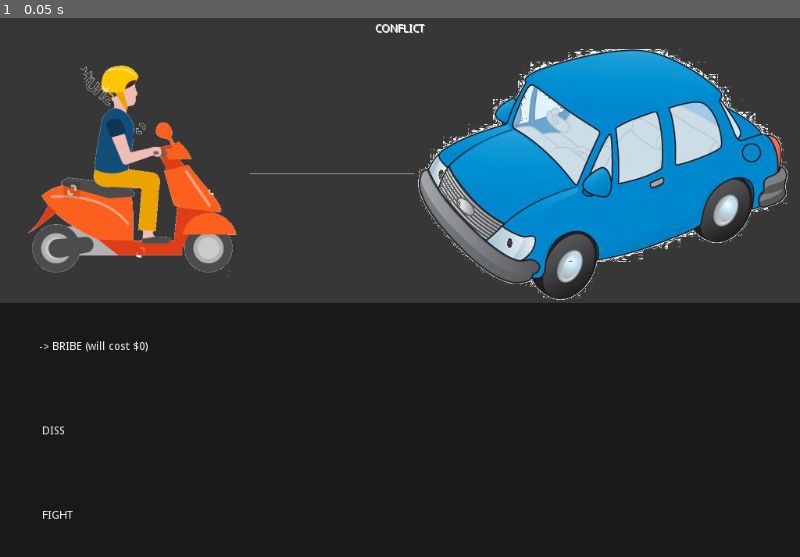
Above: before the commit, frame 1.
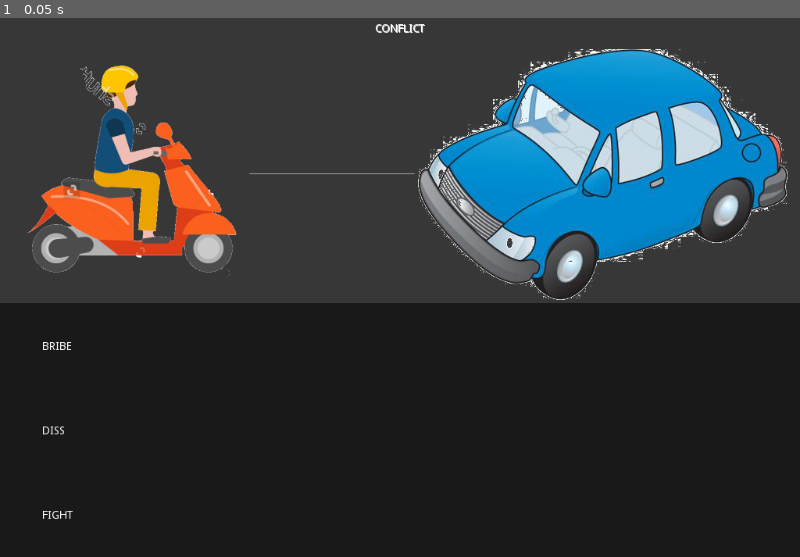
Above: after the commit, the same moment.

Repository: Anatolij-Grigorjev/MopedRebel
Game: Godot game, scene res://conflict/conflict_root.tscn
The game is run twice, just before and just after one commit, with the same random seed, the same clock (stepped at 60 frames per second) and the same inputs. The project has no main scene, so this scene is started directly.
Inputs:
- Up to frame 1 (0.05 s): no input

The runs differ from the first frame. In frame 1, 0.1% of the frame differs, in the area x 5-19%, y 59-62%.
Error after the commit: Parse Error: Too few arguments for "init_conflict_with_details()" call. Expected at least 4. (res://conflict/selection_options.gd:20)

Commit message:
start work on rebel enemy dissing zone

Diff:
--- a/game/citizens/basic_citizen.gd
+++ b/game/citizens/basic_citizen.gd
@@ -2,7 +2,10 @@
 
 var sprite
 
+var walk_speed = 25
+
 func _ready():
+	add_to_group(C.GROUP_CITIZENS)
 	sprite = $sprite
 	pass
 
@@ -10,3 +13,9 @@
 #	# Called every frame. Delta is time since last frame.
 #	# Update game logic here.
 #	pass
+
+func enter_diss_zone():
+	var rebel_position = G.node_active_rebel.global_position
+	var rebel_direction = (rebel_position - global_position).normalize()
+	#TODO: run or fight?
+	pass
--- a/game/citizens/white_worker/white_worker1.tscn
+++ b/game/citizens/white_worker/white_worker1.tscn
@@ -9,7 +9,7 @@
 radius = 45.7688
 height = 20.0
 
-[node name="white_worker1" type="KinematicBody2D"]
+[node name="white_worker1" type="KinematicBody2D" index="0"]
 
 input_pickable = false
 collision_layer = 1
--- a/game/conflict/conflict_root.tscn
+++ b/game/conflict/conflict_root.tscn
@@ -4,7 +4,7 @@
 [ext_resource path="res://conflict/conflict_car_portrait.png" type="Texture" id=2]
 [ext_resource path="res://conflict/selection_options.gd" type="Script" id=3]
 
-[node name="conflict_root" type="MarginContainer"]
+[node name="conflict_root" type="MarginContainer" index="0"]
 
 anchor_left = 0.0
 anchor_top = 0.0
@@ -83,7 +83,6 @@
 
 [node name="chars_outer_container" type="MarginContainer" parent="outer_container" index="1"]
 
-editor/display_folded = true
 anchor_left = 0.0
 anchor_top = 0.0
 anchor_right = 0.0
@@ -157,7 +156,7 @@
 size_flags_vertical = 1
 _sections_unfolded = [ "Size Flags" ]
 
-[node name="car_tex" type="TextureRect" parent="outer_container/chars_outer_container/pictures_container" index="2"]
+[node name="enemy_tex" type="TextureRect" parent="outer_container/chars_outer_container/pictures_container" index="2"]
 
 anchor_left = 0.0
 anchor_top = 0.0
@@ -178,6 +177,7 @@
 
 [node name="selection_bgcolor" type="ColorRect" parent="outer_container" index="2"]
 
+editor/display_folded = true
 anchor_left = 0.0
 anchor_top = 0.0
 anchor_right = 0.0
--- a/game/conflict/selection_options.gd
+++ b/game/conflict/selection_options.gd
@@ -12,8 +12,10 @@
 
 var curr_selection_idx = 0
 var option_picked = false
+var enemy_sprite_node
 
 func _ready():
+	enemy_sprite_node = get_parent().get_node('chars_outer_container/pictures_container/enemy_tex')
 	init_options_containers_data()
 	init_conflict_with_details(0, 0, 'DUMMY')
 
@@ -29,13 +31,14 @@
 		option_normal_text.append(normal_text)
 
 
-func init_conflict_with_details(req_money, req_sc, enemy_rating):
+func init_conflict_with_details(enemy_texture, req_money, req_sc, enemy_rating):
 	var detail_param = [req_money, req_sc, enemy_rating]
 	option_selected_detail_text.clear()
 	for idx in range(0, option_selected_detail_templates.size()):
 		var detail_template = option_selected_detail_templates[idx]
 		var detail_text = detail_template % detail_param[idx]
 		option_selected_detail_text.append(detail_text)
+	enemy_sprite_node.texture = enemy_texture
 	mark_selected_option()
 
 
--- a/game/globals/global_conflcits_tracker.gd
+++ b/game/globals/global_conflcits_tracker.gd
@@ -31,7 +31,8 @@
 	conflict_with_node = enemy_node
 	var conflict_root = _attach_conflict_to_stage()
 	var conflict_options_node = conflict_root.get_node('outer_container/selection_bgcolor/selection_bg/selection_options')
-	conflict_options_node.init_conflict_with_details(bribe_money, diss_min_sc, fight_toughness)
+	var enemy_texture = enemy_node.sprite.texture
+	conflict_options_node.init_conflict_with_details(enemy_texture, bribe_money, diss_min_sc, fight_toughness)
 	#prepare conflict camera
 	var conflict_camera = conflict_root.get_node('camera')
 	conflict_root.rect_size = get_viewport_rect().size
--- a/game/globals/global_constants.gd
+++ b/game/globals/global_constants.gd
@@ -25,7 +25,10 @@
 ## GROUPS
 const GROUP_CARS = "road_cars"
 const GROUP_CITIZENS = "sidewalk_citizens"
-
+const SC_GAIN_FOR_GROUP = {
+	GROUP_CARS: 154,
+	GROUP_CITIZENS: 57
+}
 
 const DATETIME_FORMAT = "%s.%s.%s %s:%s:%s"
 
--- a/game/globals/global_signals_emitter.gd
+++ b/game/globals/global_signals_emitter.gd
@@ -7,6 +7,7 @@
 signal conflict_resolved
 signal conflict_chose_diss(diss_text)
 signal conflict_diss_popup_close
+signal rebel_gain_sc(added_sc_amount)
 
 const SIGNAL_REBEL_MOUNT_MOPED = "mounting_moped"
 const SIGNAL_REBEL_UNMOUNT_MOPED = "unmounting_moped"
@@ -15,6 +16,7 @@
 const SIGNAL_CONFLICT_RESOLVED = "conflict_resolved"
 const SIGNAL_CONFLICT_CHOSE_DISS = "conflict_chose_diss"
 const SIGNAL_DISS_POPUP_CLOSED = "conflict_diss_popup_close"
+const SIGNAL_REBEL_GAIN_SC = "rebel_gain_sc"
 
 const known_singals = [
 	SIGNAL_REBEL_MOUNT_MOPED,
@@ -23,7 +25,8 @@
 	SIGNAL_REBEL_MOPED_COLLISION,
 	SIGNAL_CONFLICT_RESOLVED,
 	SIGNAL_CONFLICT_CHOSE_DISS,
-	SIGNAL_DISS_POPUP_CLOSED
+	SIGNAL_DISS_POPUP_CLOSED,
+	SIGNAL_REBEL_GAIN_SC
 ]
 
 
--- a/game/globals/global_state.gd
+++ b/game/globals/global_state.gd
@@ -1,10 +1,18 @@
 extends Node
 
 #global state node, stubbed props for testing individual scenes
+
+########
+##FOOT##
+########
 var node_rebel_on_foot = {
 	"global_position": Vector2()
 }
 var foot_config_walk_speed = 50
+
+#########
+##MOPED##
+#########
 var node_rebel_on_moped = {
 	"global_position": Vector2()
 }
--- /dev/null
+++ b/game/rebel/dissing_zone.gd
@@ -0,0 +1,43 @@
+extends Area2D
+
+var present_nodes = []
+var tally_timer
+
+func _ready():
+	tally_timer = $dissing_tally_timer
+	tally_timer.one_shot = false
+	_clear_present_nodes()
+	pass
+
+func _clear_present_nodes():
+	present_nodes.clear()
+
+
+func _on_dissing_zone_body_entered(body):
+	present_nodes.append(body)
+	if (body.has_method('enter_diss_zone')):
+		body.enter_diss_zone()
+	if (tally_timer.is_stopped()):
+		tally_timer.start()
+
+
+
+func _on_dissing_zone_body_exited(body):
+	present_nodes.remove(body)
+	if (body.has_method('exit_diss_zone')):
+		body.exit_diss_zone()
+	if (present_nodes.empty()):
+		tally_timer.stop()
+
+
+func _count_dissing_tally():
+	var total_gained_sc = 0
+	for enemy_node in present_nodes:
+		for group in enemy_node.get_groups():
+			total_gained_sc += C.SC_GAIN_FOR_GROUP[group] if C.SC_GAIN_FOR_GROUP.has(group) else 0
+
+	if (total_gained_sc > 0):
+		S.emit_signal1(
+			S.SIGNAL_REBEL_GAIN_SC,
+			total_gained_sc
+		)
--- /dev/null
+++ b/game/rebel/dissing_zone.tscn
@@ -0,0 +1,39 @@
+[gd_scene load_steps=3 format=2]
+
+[ext_resource path="res://rebel/dissing_zone.gd" type="Script" id=1]
+
+[sub_resource type="RectangleShape2D" id=1]
+
+custom_solver_bias = 0.0
+extents = Vector2( 64, 64 )
+
+[node name="dissing_zone" type="Area2D" index="0"]
+
+input_pickable = true
+gravity_vec = Vector2( 0, 1 )
+gravity = 98.0
+linear_damp = 0.1
+angular_damp = 1.0
+collision_layer = 39
+collision_mask = 39
+audio_bus_override = false
+audio_bus_name = "Master"
+script = ExtResource( 1 )
+_sections_unfolded = [ "Collision" ]
+
+[node name="shape" type="CollisionShape2D" parent="." index="0"]
+
+shape = SubResource( 1 )
+
+[node name="dissing_tally_timer" type="Timer" parent="." index="1"]
+
+process_mode = 1
+wait_time = 0.9
+one_shot = false
+autostart = false
+
+[connection signal="body_entered" from="." to="." method="_on_dissing_zone_body_entered"]
+
+[connection signal="body_exited" from="." to="." method="_on_dissing_zone_body_exited"]
+
+[connection signal="timeout" from="dissing_tally_timer" to="." method="_count_dissing_tally"]
--- a/game/transport/simple_transport.gd
+++ b/game/transport/simple_transport.gd
@@ -10,9 +10,11 @@
 var velocity = Vector2()
 var collided = false
 var maintains_direction = C.FACING.RIGHT
+var sprite
 
 func _ready():
 	start_position = global_position
+	sprite = $sprite
 	add_to_group(C.GROUP_CARS)
 	reset_transport()
 
@@ -31,7 +33,7 @@
 	maintains_direction = F.get_facing_for_velocity(maintains_speed)
 	velocity = Vector2(abs(maintains_speed) * maintains_direction, 0)
 	collided = false
-	$sprite.scale.x = abs($sprite.scale.x) * maintains_direction
+	sprite.scale.x = abs(sprite.scale.x) * maintains_direction
 
 func react_collision(collision):
 	collided = true
